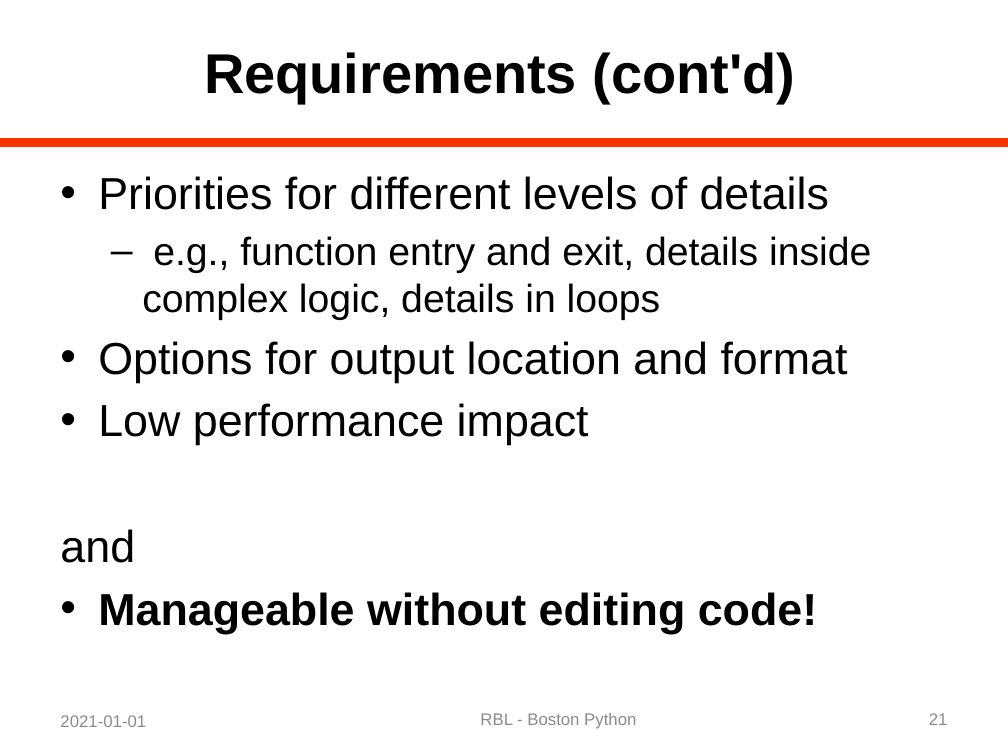
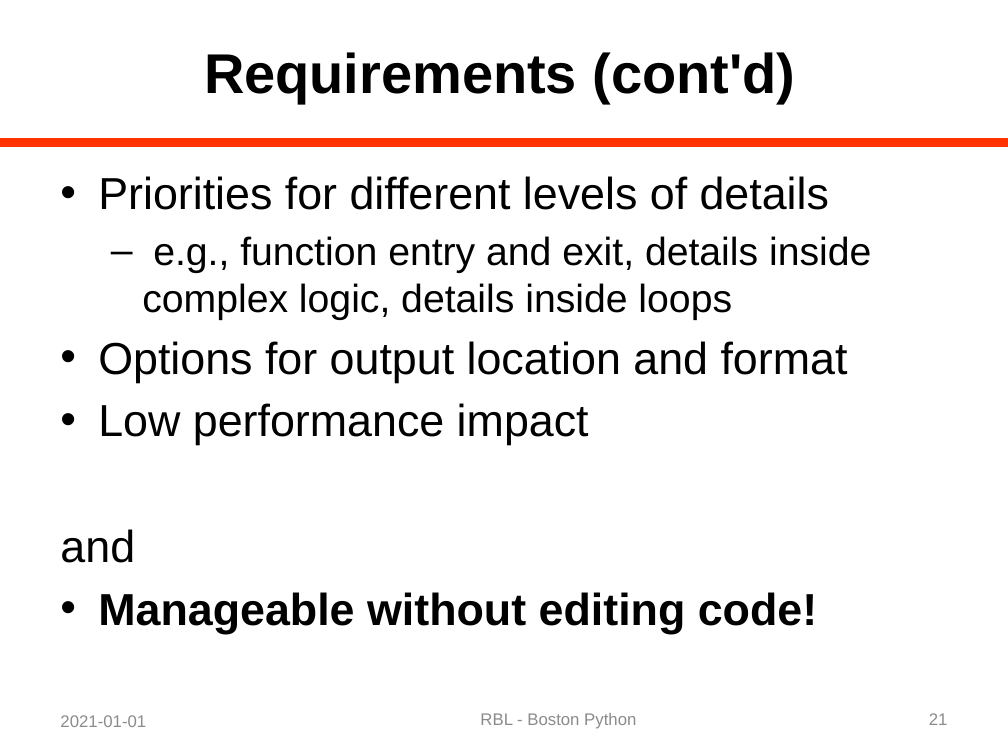
Before and after one commit to rblandau/NewTrace, a slide deck: slide 21 of docs/OfflineDebugging/A Dinosaur and a Python 02.pptx. Drawn at 1008x756 pixels with LibreOffice and Linux fonts; fonts in the diff are those of the drawing. Boxes give left, top, right and bottom in pixels: in the first picture for what was removed or moved away, otherwise in the second. Text is boxed around its words. In the diff, an @@ line names an element or a change of style, - is before the commit and + after.

```diff
--- a/docs/OfflineDebugging/A Dinosaur and a Python 02.pptx
+++ b/docs/OfflineDebugging/A Dinosaur and a Python 02.pptx
@@ text at bbox=[142, 236, 871, 320]: text changed @@
-  – e.g., function entry and exit, details inside complex logic, details in loops
+  – e.g., function entry and exit, details inside complex logic, details inside loops
```
Also in this commit, not shown: 7 other slides changed, 3 other files.
